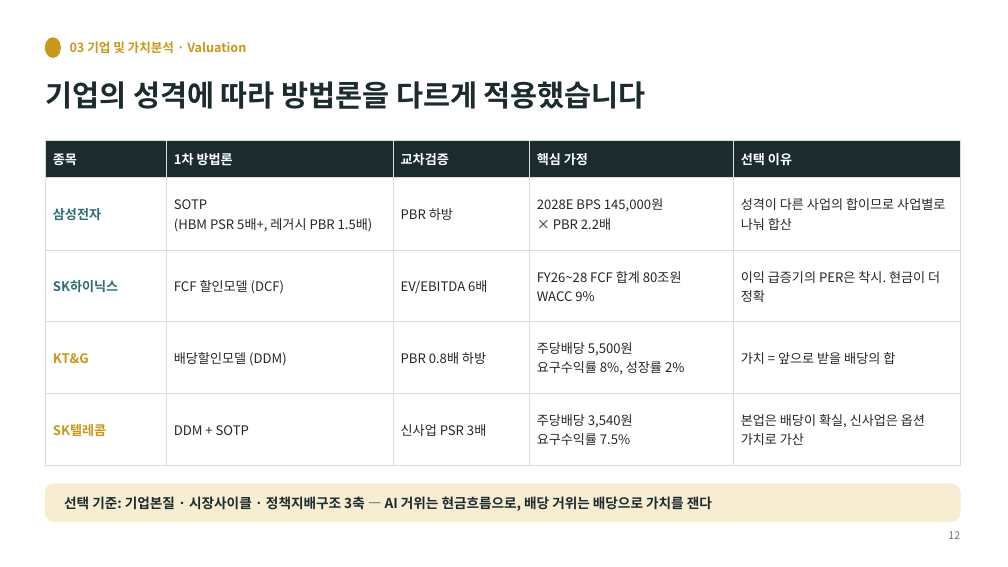
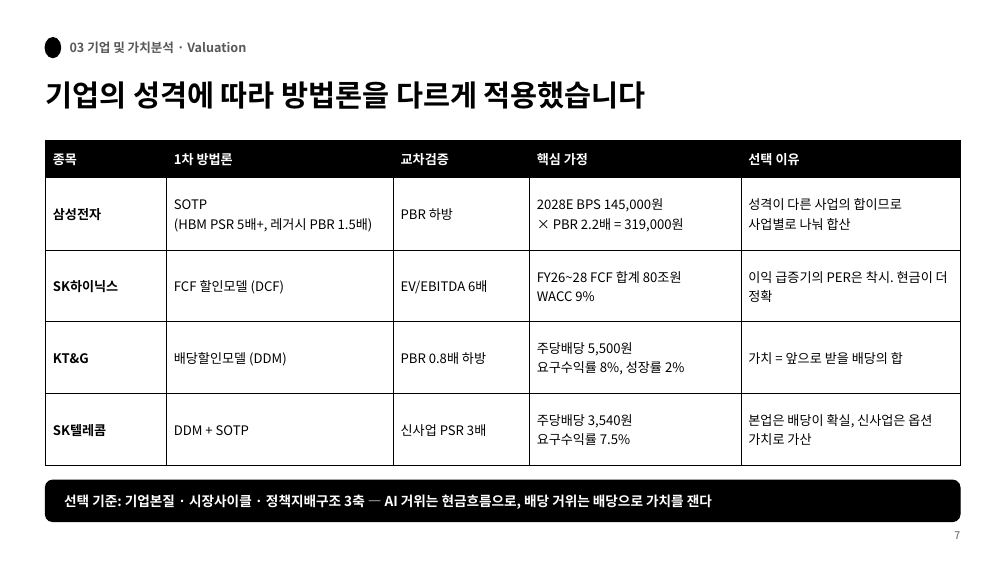
Before and after one commit to HyeonSooJ/marcap, a slide deck: slide 7 of 가치투자대회_최종보고서_정현수.pptx (slide 12 before the commit). Drawn at 1008x567 pixels with LibreOffice and Linux fonts; fonts in the diff are those of the drawing. Boxes give left, top, right and bottom in pixels: in the first picture for what was removed or moved away, otherwise in the second. Text is boxed around its words. In the diff, an @@ line names an element or a change of style, - is before the commit and + after.

```diff
--- a/가치투자대회_최종보고서_정현수.pptx
+++ b/가치투자대회_최종보고서_정현수.pptx
@@ ellipse at bbox=[45, 38, 60, 57]: fill #C9971C to #000000; outline #C9971C 1 pt to #000000 1.5 pt @@
@@ text "03 기업 및 가치분석 · ..." at bbox=[70, 41, 246, 53]: text colour #C9971C to #595959 @@
@@ text "기업의 성격에 따라 방법론을 다르게 ..." at bbox=[45, 81, 646, 109]: text colour #1C2B2D to #000000 @@
@@ table at bbox=[45, 140, 960, 449] @@
-row 2, column 4: 2028E BPS 145,000원 / × PBR 2.2배
+row 2, column 4: 2028E BPS 145,000원 / × PBR 2.2배 = 319,000원
@@ fill #1C2B2D to #000000 in row 1 @@
@@ text colour #2F6F73 to #000000 in "삼성전자", "SK하이닉스" @@
@@ text colour #22282A to #000000 in "SOTP", "(HBM PSR 5배+, 레거시 PBR 1.5배)", "PBR 하방", "성격이 다른 사업의 합이므로 사업별로 나눠 합산" and 15 more places @@
@@ text colour #C9971C to #000000 in "KT&G", "SK텔레콤" @@
@@ borders changed @@
@@ rounded rectangle: place and size @@
-rounded rectangle at bbox=[45, 484, 960, 522]
+rounded rectangle at bbox=[45, 480, 960, 522]
@@ rounded rectangle at bbox=[45, 480, 960, 522]: fill #F7EDD2 to #000000; outline #F7EDD2 1 pt to #000000 1 pt; proportions changed @@
@@ text "선택 기준: 기업본질 · 시장사이클 ..." at bbox=[64, 494, 712, 509]: text colour #1C2B2D to #FFFFFF @@
@@ text at bbox=[954, 531, 960, 539]: text changed; text colour #6B7477 to #595959 @@
-12
+7
```
Also in this commit, not shown: 14 other slides changed, 7 slides removed.
